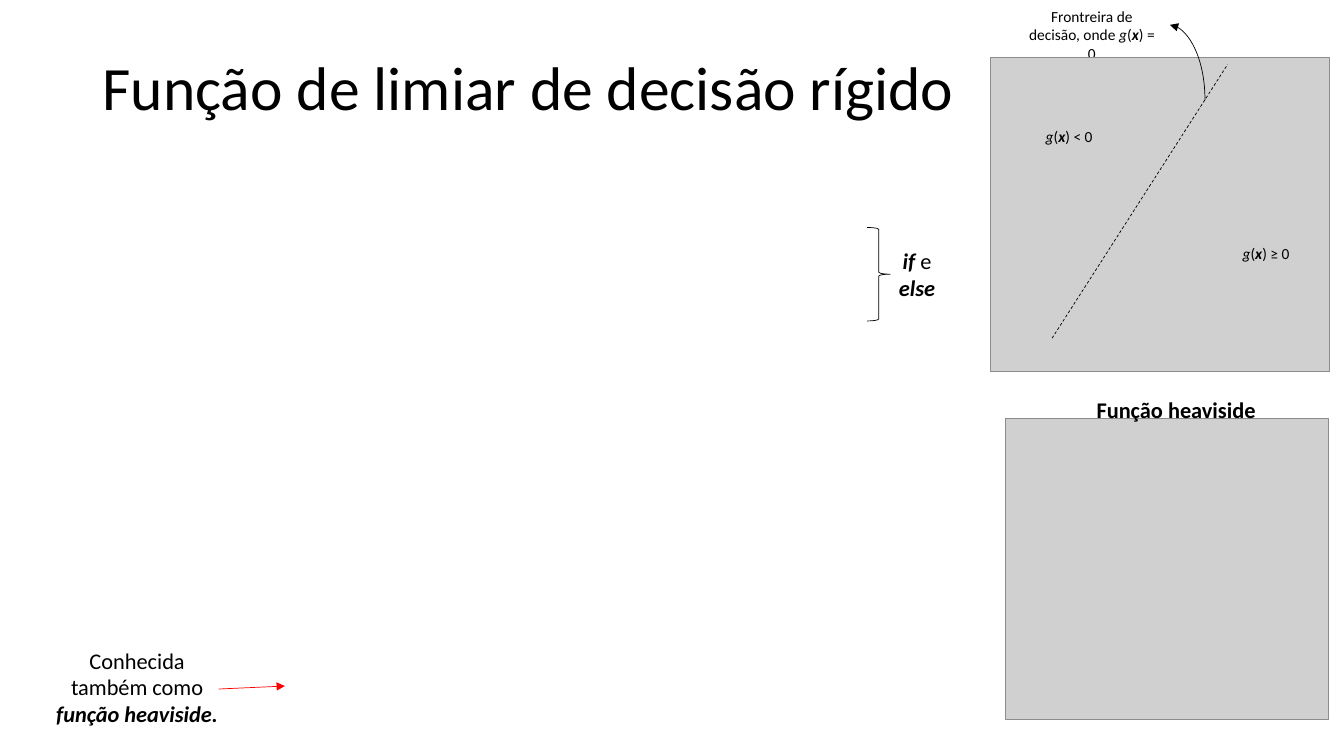
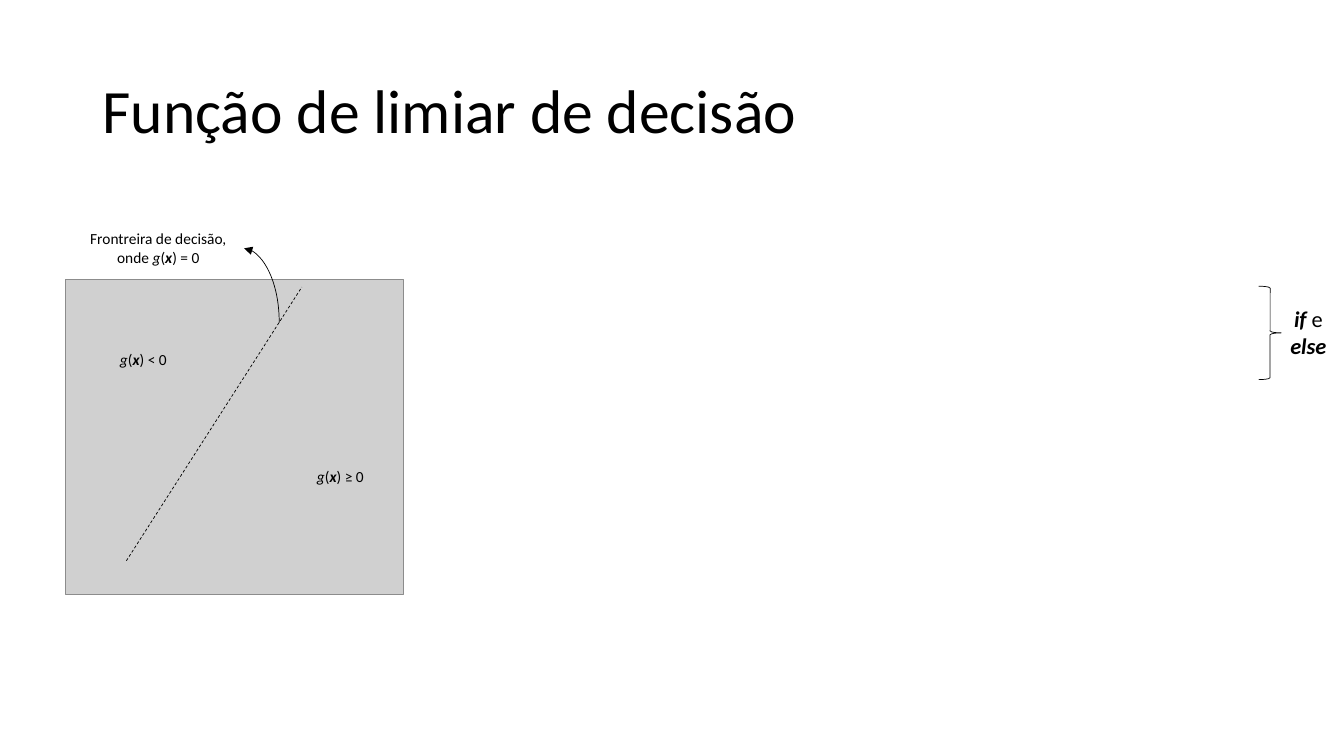
Before and after one commit to zz4fap/t320_aprendizado_de_maquina, a slide deck: slide 9 of slides/T320_Classificação (Parte II).pptx (slide 8 before the commit). Drawn at 1344x756 pixels with LibreOffice and Linux fonts; fonts in the diff are those of the drawing; grey boxes stand for pictures. Boxes give left, top, right and bottom in pixels: in the first picture for what was removed or moved away, otherwise in the second. Text is boxed around its words. In the diff, an @@ line names an element or a change of style, - is before the commit and + after.

Commit message:
update of slides

```diff
--- a/slides/T320_Classificação (Parte II).pptx
+++ b/slides/T320_Classificação (Parte II).pptx
@@ title at (102,90,796,144): text changed @@
-Função de limiar de decisão rígido
+Função de limiar de decisão
@@ text "Frontreira de decisão, onde g(x) ..." rewrapped from (1029,11,1143,58) to (90,233,226,266) @@
@@ 2 texts, 1 picture, 1 curved arrow: place and size @@
-2 texts, 1 picture, 1 curved arrow at (991,25,1330,372)
+2 texts, 1 picture, 1 curved arrow at (66,248,404,595)
@@ line moved from (1053, 339) - (1228, 65) to (126, 561) - (301, 287) @@
@@ right brace: place and size @@
-right brace at (867,228,890,322)
+right brace at (1259,286,1282,380)
@@ text "if e else": place and size @@
-text "if e else" at (899,253,935,296)
+text "if e else" at (1290,311,1326,354)
@@ picture removed at (1005,419,1329,720) @@
@@ text removed at (1097,399,1256,422) @@
-Função heaviside
@@ text removed at (56,653,217,726) @@
-Conhecida também como função heaviside.
@@ arrow removed from (219, 690) to (285, 687) @@
```
Also in this commit, not shown: 3 other slides changed, 6 slides added, 1 slide removed, 1 other file.
